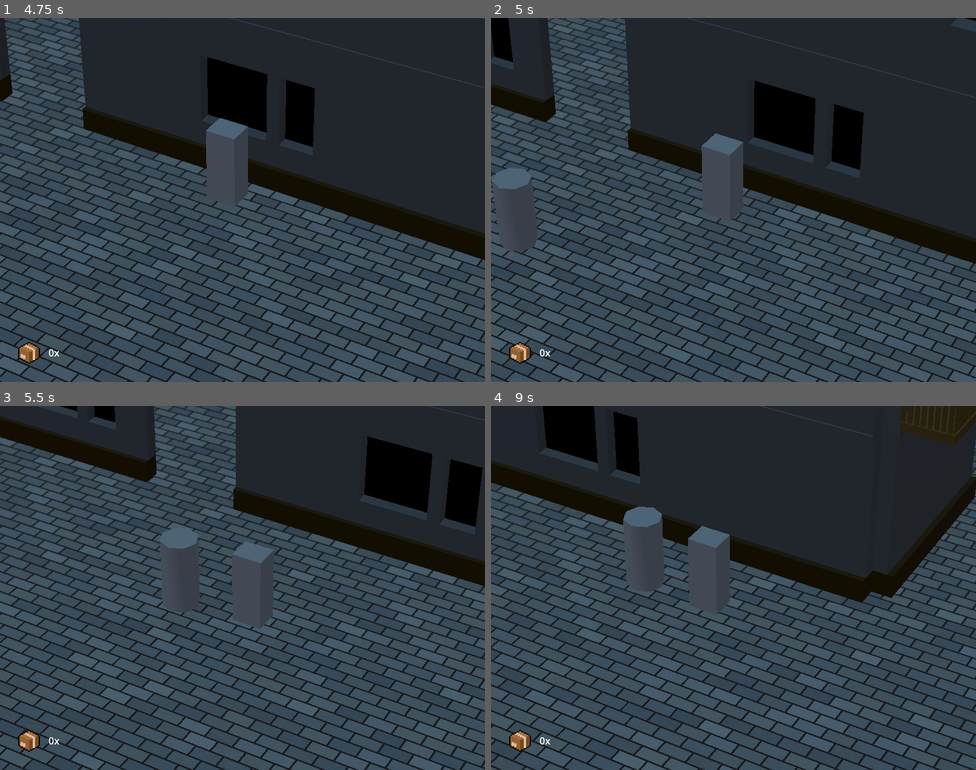
Above: before the commit, frames 1-4 (two rows, left to right).
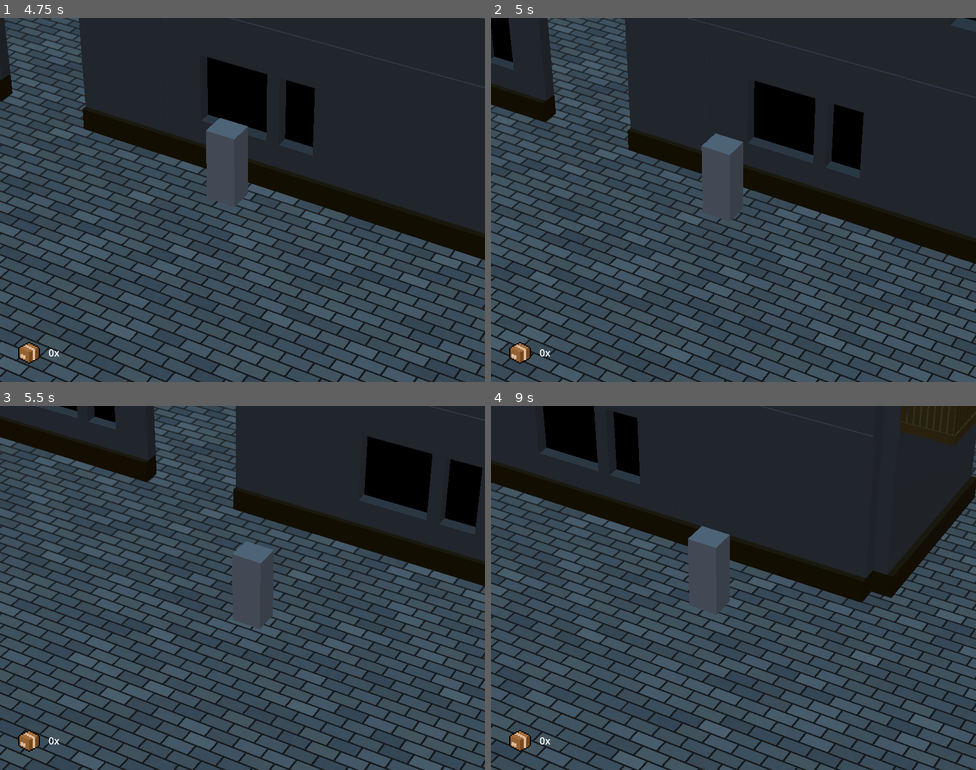
Above: after the commit, the same moments.

Repository: Naronco/ScoreJam2022
Game: Godot game, scene res://GameWorld.tscn
Two runs of this game, one before a commit and one after it. Both use one fixed random seed, a clock stepped at 60 frames per second and the inputs below.
Inputs:
- Up to frame 1 (4.75 s): hold D (right) 0.53-1.28 s; tap E (interact) every 0.75 s from 0.6 to 4.35 s; tap Space (jump) at 0.77, 1.52, 3.02, 3.77, 4.52 s; hold S (backward) 1.28-2.03 s; hold D (right) 2.03-2.78 s; hold W (accelerate) 2.78-3.53 s; hold A (left) from 3.53 s (still down)
- Up to frame 2 (5 s): keep holding A (left)
- Up to frame 3 (5.5 s): release A (left) at 5.03 s; hold S (backward) from 5.03 s (still down); tap E (interact) at 5.1 s
- Up to frame 4 (9 s): release S (backward) at 5.78 s; hold D (right) 5.78-6.53 s; tap E (interact) every 0.75 s from 5.85 to 8.85 s; tap Space (jump) at 6.02, 6.77, 7.52 s; hold W (accelerate) 6.53-7.28 s; hold D (right) 7.28-8.03 s; hold S (backward) 8.03-8.78 s; hold A (left) from 8.78 s (still down)

Frame 1 is identical in both runs. In frame 2, 0.7% of the frame differs, in the area x 0-10%, y 41-65%; in frame 3, 0.5%; in frame 4, 0.9%, in the area x 27-36%, y 27-51%.

Commit message:
mobs

Diff:
--- a/Mob.gd
+++ b/Mob.gd
@@ -4,24 +4,57 @@
 
 @onready var player = get_node(playerPath)
 
+var elapsedTime = 0.0
+var rng = RandomNumberGenerator.new()
+var nextActionTime = 0.0
+var followPlayer = false
+
+
 # Called when the node enters the scene tree for the first time.
 func _ready():
-	pass # Replace with function body.
+	rng.randomize()
+	nextActionTime = rng.randf_range(1.0, 5.0)
 
 
 # Called every frame. 'delta' is the elapsed time since the previous frame.
 func _process(delta):
-	var dx = player.global_position.x - global_position.x
-	var dz = player.global_position.z - global_position.z
+	var dx = player.get_effective_position().x - global_position.x
+	var dz = player.get_effective_position().z - global_position.z
 
 	var distSq=dx*dx+dz*dz
 
-	if distSq>1:
+	if distSq<5*5:
+		# always follow player if he is nearby
+		do_something(0)
+
+
+	if followPlayer:
 		var direction = Vector3(dx, 0, dz).normalized()*2
 
 		linear_velocity = direction
+
+	elapsedTime += delta
+	if elapsedTime >= nextActionTime:
+		# do something
+		var opt = rng.randi() % 3
+		do_something(opt)
+
+
 
 	#global_position.x += dx * delta
 	#global_position.z += dz * delta
 
 	pass
+
+func do_something(opt):
+	followPlayer = false
+
+	if opt == 0:
+		# follow player
+		followPlayer = true
+	else:
+		# do nothing
+		pass
+
+	nextActionTime = rng.randf_range(1.0, 5.0)
+	elapsedTime = 0.0
--- a/Mob.tscn
+++ b/Mob.tscn
@@ -2,22 +2,23 @@
 
 [ext_resource type="Script" path="res://Mob.gd" id="1_8nm1i"]
 
-[sub_resource type="CapsuleShape3D" id="CapsuleShape3D_pxj7f"]
-radius = 0.4
+[sub_resource type="CylinderShape3D" id="CylinderShape3D_gxumt"]
 height = 1.4
+radius = 0.35
 
 [node name="Mob" type="RigidBody3D"]
 axis_lock_angular_x = true
 axis_lock_angular_y = true
 axis_lock_angular_z = true
+lock_rotation = true
 script = ExtResource("1_8nm1i")
 playerPath = NodePath("../Player")
 
 [node name="CSGCylinder3D" type="CSGCylinder3D" parent="."]
 transform = Transform3D(1, 0, 0, 0, 1, 0, 0, 0, 1, 0, 0.7, 0)
-radius = 0.354
+radius = 0.35
 height = 1.4
 
 [node name="CollisionShape3D" type="CollisionShape3D" parent="."]
 transform = Transform3D(1, 0, 0, 0, 1, 0, 0, 0, 1, 0, 0.7, 0)
-shape = SubResource("CapsuleShape3D_pxj7f")
+shape = SubResource("CylinderShape3D_gxumt")
--- a/Player.gd
+++ b/Player.gd
@@ -132,3 +132,9 @@
 
 func _on_InsideAreas_leave(body):
 	RenderingServer.global_shader_parameter_set("player_outside", true)
+
+func get_effective_position():
+	if mount == null:
+		return global_position
+	else:
+		return mount.global_position
